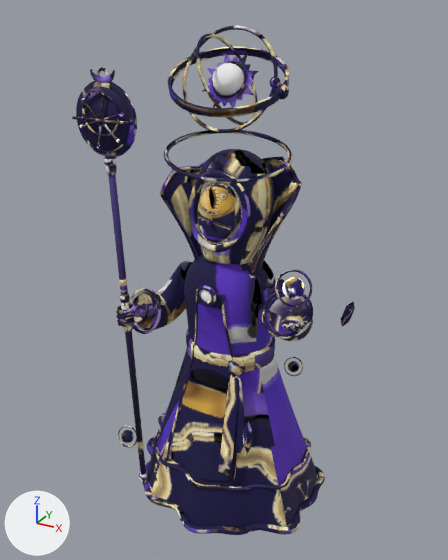
An edit to the glTF model public/models/astromancer.glb, drawn before and after from the same camera.
Camera for both pictures: a 50 mm camera at (0.998, -1.864, 1.844) aimed at (-0.041, 0.025, 0.899). Every picture has the same lights, and +X, +Y and +Z are marked at lower left. The picture after the commit comes second. Where no turn or scale is listed for an object, it has been applied to the vertices. Vertices at exactly the same position are counted once.

The scene before the commit, as lines of its bpy script (objects in view):
```python
ob_breath_mesh = bpy.data.objects.new('breath_mesh', me_torus)
ob_breath_mesh.location = (0.0, -0.177, 0.925)
ob_planet_mesh = bpy.data.objects.new('planet_mesh', me_icosphere_060)
ob_planet_mesh.location = (0.336, -0.209, 1.04)
ob_rete_mesh = bpy.data.objects.new('rete_mesh', me_torus_007)
ob_rete_mesh.location = (-0.333, -0.266, 1.51)
ob_ring_turn0_mesh = bpy.data.objects.new('ring_turn0_mesh', me_torus_002)
ob_ring_turn0_mesh.location = (0.0, -0.02, 1.63)
ob_ring_turn1_mesh = bpy.data.objects.new('ring_turn1_mesh', me_torus_003)
ob_ring_turn1_mesh.location = (0.0, -0.02, 1.63)
ob_ring_turn2_mesh = bpy.data.objects.new('ring_turn2_mesh', me_ecliptic)
ob_ring_turn2_mesh.location = (-0.208, 0.635, 0.152)
ob_ring_turn3_mesh = bpy.data.objects.new('ring_turn3_mesh', me_torus_004)
ob_ring_turn3_mesh.location = (0.0, -0.02, 1.39)
ob_sun_mesh = bpy.data.objects.new('sun_mesh', me_corona)
ob_sun_mesh.location = (0.0, 0.0, 0.0)
ob_weapon_mesh = bpy.data.objects.new('weapon_mesh', me_butt)
ob_weapon_mesh.location = (0.0, 0.0, 0.0)
```
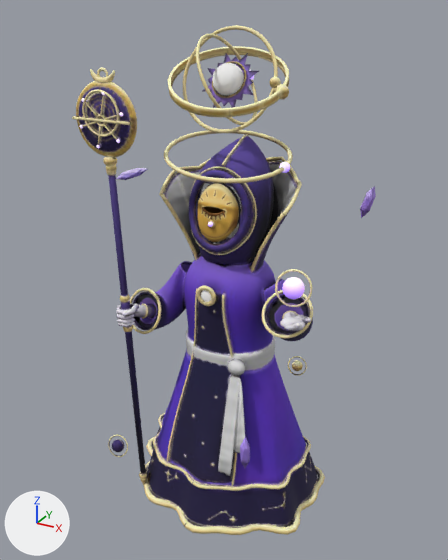
Edits to the bpy script that builds the scene:
```text
Change me_torus_002:
    where me_torus_002.from_pydata(...)  # 282 vertices, 560 faces; spans x -0.172..0.182, y -0.063..0.063, z -0.161..0.161
    me_torus_002 part 1: texture (UV) coordinates of 560 of 560 faces, centred in x -0.17..0.182, y -0.062..0.062, z -0.16..0.16, changed; they spanned u 0.1..0.97, v 0.01..0.97 and now span u 0.12..0.88, v 0.1..0.97
Change me_torus_003:
    where me_torus_003.from_pydata(...)  # 282 vertices, 560 faces; spans x -0.076..0.076, y -0.156..0.167, z -0.137..0.137
    me_torus_003 part 2: texture (UV) coordinates of 531 of 560 faces, centred in x -0.075..0.075, y -0.154..0.167, z -0.135..0.137, changed; they spanned u 0.07..0.97, v 0.01..0.97 and now span u 0.3..0.96, v 0.01..0.97
Change me_ecliptic:
    where me_ecliptic.from_pydata(...)  # 298 vertices, 464 faces; spans x 0.013..0.419, y -0.84..-0.471, z 1.386..1.57
    me_ecliptic part 3: texture (UV) coordinates of 464 of 464 faces, centred in x 0.014..0.418, y -0.837..-0.474, z 1.388..1.569, changed; they spanned u 0.12..0.94, v 0.08..0.95 and now span u 0.38..0.95, v 0.01..0.95
Change me_torus:
    remove me_torus.from_pydata(...)  # 13615 vertices, 26632 faces; spans x -0.423..0.395, y -0.184..0.52, z -0.919..0.471
    add me_torus.from_pydata(...)  # 13127 vertices, 25590 faces; spans x -0.423..0.395, y -0.184..0.519, z -0.919..0.508
    me_torus part 4: the loose piece of 78 vertices spanning x -0.035..0.035, y 0.035..0.056, z 0.283..0.299 is rebuilt with 90 vertices and now spans x -0.046..0.046, y 0.033..0.058, z 0.279..0.301
    me_torus part 5: 552 vertices moved from x -0.143..0.143, y 0.039..0.325, z 0.074..0.464 to x -0.143..0.143, y 0.038..0.325, z 0.074..0.464; 1768 vertices removed from x -0.144..0.144, y 0.063..0.337, z 0.066..0.471; 1944 vertices added at x -0.143..0.143, y 0.035..0.35, z 0.065..0.508
    me_torus part 6: 6 vertices moved from x -0.048..0.007, y -0.177..-0.145, z -0.915..-0.895 to x -0.064..0.008, y -0.177..-0.13, z -0.915..-0.895; 1147 vertices removed from x -0.418..0.386, y -0.184..0.52, z -0.919..-0.734; 587 vertices added at x -0.412..0.386, y -0.184..0.519, z -0.919..-0.734
    me_torus part 7: 116 vertices removed from x -0.326..-0.271, y 0.017..0.049, z -0.173..-0.117; 58 vertices added at x -0.326..-0.272, y 0.018..0.049, z -0.173..-0.116
    me_torus part 8: 18679 kept faces spanning x -0.391..0.395, y -0.177..0.497, z -0.919..0.464 get new texture (UV) coordinates
    other edits to the shape of me_torus do not show in these pictures
Change me_icosphere_060:
    where me_icosphere_060.from_pydata(...)  # 290 vertices, 576 faces; spans x -0.0595..0.0595, y -0.035..0.035, z -0.0568..0.0568
    me_icosphere_060 part 9: texture (UV) coordinates of 576 of 576 faces, centred in x -0.058..0.0582, y -0.0339..0.0339, z -0.0555..0.0557, changed; they spanned u 0.08..0.94, v 0.07..0.94 and now span u 0.01..0.92, v 0.09..0.92
Change me_torus_004:
    where me_torus_004.from_pydata(...)  # 282 vertices, 560 faces; spans x -0.216..0.226, y -0.215..0.215, z -0.046..0.046
    me_torus_004 part 10: texture (UV) coordinates of 560 of 560 faces, centred in x -0.215..0.226, y -0.213..0.213, z -0.046..0.046, changed; they spanned u 0.05..0.97, v 0.02..0.98 and now span u 0.07..0.96, v 0.01..0.97
Change me_torus_007:
    where me_torus_007.from_pydata(...)  # 352 vertices, 656 faces; spans x -0.09..0.09, y -0.006..0.006, z -0.093..0.096
    me_torus_007 part 11: texture (UV) coordinates of 656 of 656 faces, centred in x -0.09..0.09, y -0.005..0.005, z -0.09..0.095, changed; they spanned u 0.01..0.99, v 0.01..0.99 and now span u 0.04..0.99, v 0.01..0.99
Change me_butt:
    where me_butt.from_pydata(...)  # 1201 vertices, 2316 faces; spans x -0.46..-0.21, y -0.27..-0.22, z 0.02..1.67
    me_butt part 12: texture (UV) coordinates of 2316 of 2316 faces, centred in x -0.46..-0.21, y -0.27..-0.22, z 0.02..1.67, changed; they spanned u 0.01..0.99, v 0.01..0.99 and now span u 0.01..0.99, v 0.01..0.99
Change ob_drift0_mesh:
    ob_drift0_mesh.location: (0.237, -0.312, 0.5) -> (0.265, -0.388, 0.5)
Change ob_drift1_mesh:
    ob_drift1_mesh.location: (0.416, 0.128, 0.82) -> (0.445, 0.152, 1.24)
Change ob_drift2_mesh:
    ob_drift2_mesh.location: (0.11, 0.402, 0.36) -> (0.11, 0.447, 0.34)
Change ob_drift4_mesh:
    ob_drift4_mesh.location: (-0.447, 0.045, 0.6) -> (-0.467, 0.053, 1.25)
Change ob_drift5_mesh:
    ob_drift5_mesh.location: (-0.31, -0.281, 0.28) -> (-0.325, -0.326, 0.26)
```

Pixel boxes [x1, y1, x2, y2] of what changed, in the pictures (448 x 560 px; the box of a moved part takes in the faces that stretch with it):
'breath_mesh', reshaped: before [116, 149, 325, 535]; after [116, 134, 325, 535]
'drift1_mesh', moved: before [341, 301, 355, 327]; after [360, 186, 376, 218]
'drift5_mesh', moved: before [118, 425, 138, 448]; after [108, 434, 128, 457]
'drift0_mesh', moved: before [243, 422, 253, 454]; after [240, 437, 250, 469]
'drift2_mesh', moved: before [284, 357, 303, 376]; after [288, 356, 307, 376]
'drift4_mesh', moved (not visible before): after [116, 168, 147, 180]
part 1 of me_torus_002, surface changed: [183, 25, 281, 133] in both
part 2 of me_torus_003, surface changed: [196, 34, 258, 125] in both
part 3 of me_ecliptic, surface changed (lighter): [168, 46, 289, 117] in both
part 4 of me_torus, rebuilt (26% wider, 25% taller): before [204, 208, 222, 215]; after [202, 207, 225, 216]
part 5 of me_torus, moved or reshaped: before [194, 149, 274, 265]; after [190, 134, 274, 264]
part 6 of me_torus, moved or reshaped: [144, 412, 325, 535] in both
part 7 of me_torus, moved or reshaped: [141, 303, 148, 319] in both
part 8 of me_torus, surface changed: [116, 153, 318, 527] in both
part 9 of me_icosphere_060, surface changed (lighter): [275, 269, 312, 307] in both
part 10 of me_torus_004, surface changed (lighter): [164, 130, 293, 183] in both
part 11 of me_torus_007, surface changed (lighter): [80, 89, 123, 149] in both
part 12 of me_butt, surface changed: [72, 67, 148, 485] in both
